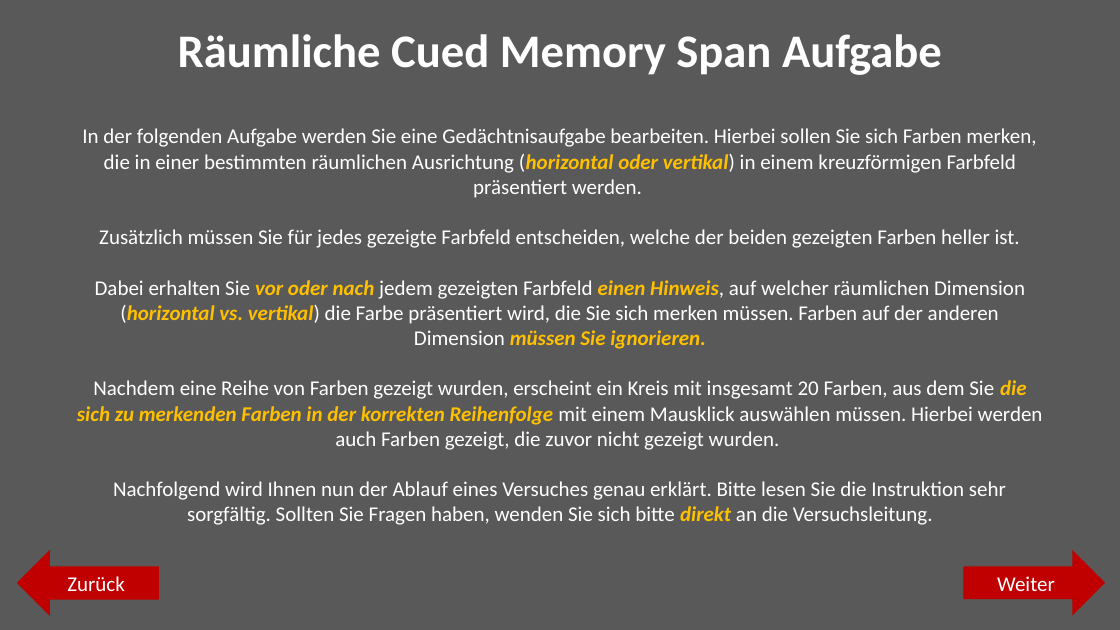
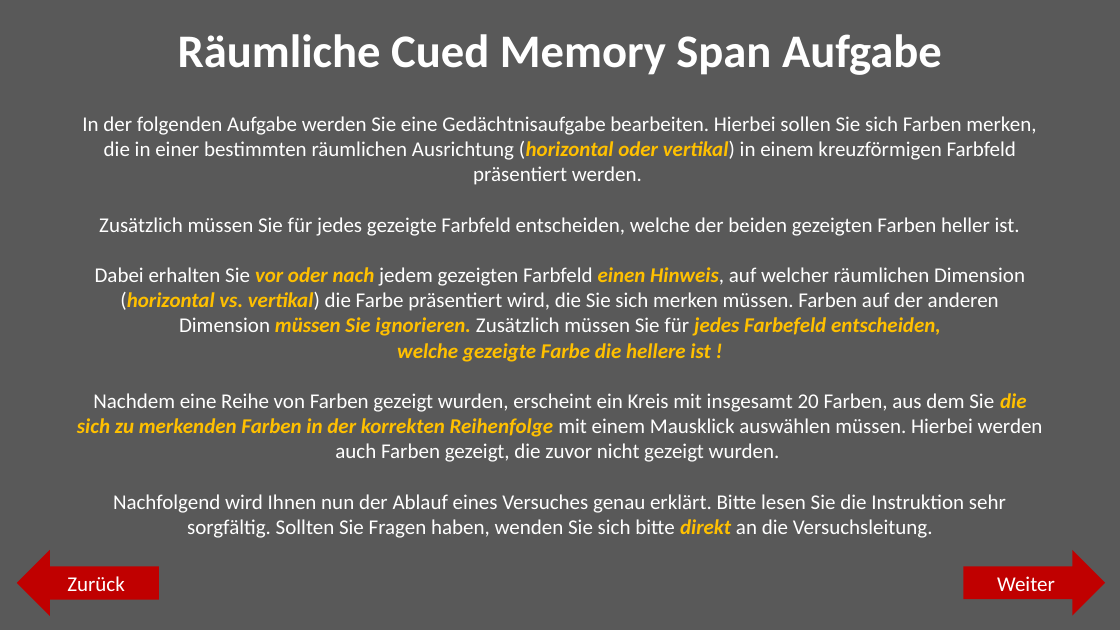
Before and after one commit to jgman86/neurocognitive-psychometrics, a slide deck: slide 2 of M3-ExpSpatial/Instructions/Instructions_spatial.pptx. Drawn at 1120x630 pixels with LibreOffice and Linux fonts; fonts in the diff are those of the drawing. Boxes give left, top, right and bottom in pixels: in the first picture for what was removed or moved away, otherwise in the second. Text is boxed around its words. In the diff, an @@ line names an element or a change of style, - is before the commit and + after.

```diff
--- a/M3-ExpSpatial/Instructions/Instructions_spatial.pptx
+++ b/M3-ExpSpatial/Instructions/Instructions_spatial.pptx
@@ text "In der folgenden Aufgabe werden ...": place and size @@
-text "In der folgenden Aufgabe werden ..." at (77, 128, 1043, 525)
+text "In der folgenden Aufgabe werden ..." at (77, 116, 1043, 538)
@@ text at (95, 267, 1025, 362): text changed @@
-Dabei erhalten Sie vor oder nach jedem gezeigten Farbfeld einen Hinweis, auf welcher räumlichen Dimension (horizontal vs. vertikal) die Farbe präsentiert wird, die Sie sich merken müssen. Farben auf der anderen Dimension müssen Sie ignorieren.
+Dabei erhalten Sie vor oder nach jedem gezeigten Farbfeld einen Hinweis, auf welcher räumlichen Dimension (horizontal vs. vertikal) die Farbe präsentiert wird, die Sie sich merken müssen. Farben auf der anderen Dimension müssen Sie ignorieren. Zusätzlich müssen Sie für jedes Farbefeld entscheiden,
+welche gezeigte Farbe die hellere ist !
```
Also in this commit, not shown: 2 other slides changed, 24 other files.
